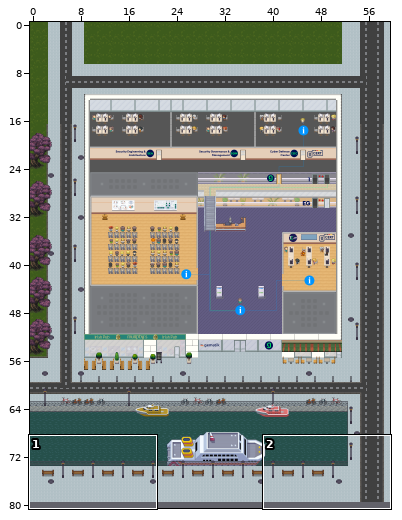
One commit to this Tiled map (JSON): map_gematik_28.tmj. Above, an overview of the earlier version with the close-up marked.
Close-up. Before the edit:
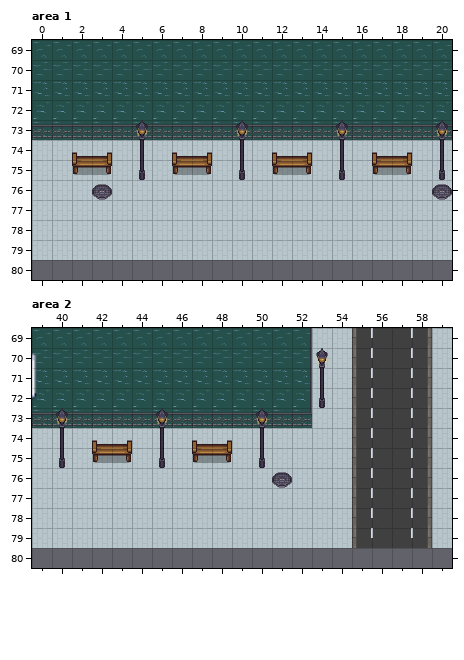
Cells are 32x32 px. Shown: area 1 x 0..20, y 69..80; area 2 x 39..59, y 69..80. The commit also changed other parts of the map, which this record leaves out. The old version is drawn lined up with the new one.
And afterwards:
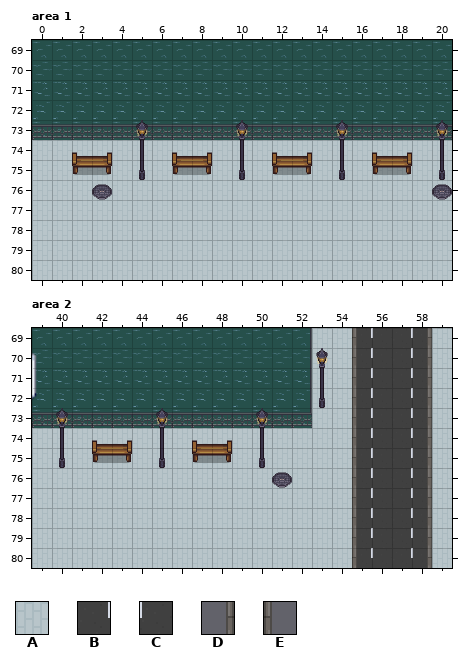
Key: from "Chunk 1": A 6, B 7, C 8, D 111, E 112.
_ is an empty cell, . an unchanged one.
The exact change:
map size 60x80 -> 60x81 cells
--- layer "Bottom", area 1
@@ x 0..20 @@
-80 _____________________
+80 AAAAAAAAAAAAAAAAAAAAA
--- layer "Bottom", area 2
@@ x 39..59 @@
-80 _____________________
+80 AAAAAAAAAAAAAAAABCBCA
--- layer "Streets/Streets", area 2
@@ x 55..58 @@
-80 _.._
+80 E..D
Where, in picture pixels (left, top, right, bottom), the same in both close-ups:
added: (32, 260, 452, 280)
added: (32, 548, 452, 568)
